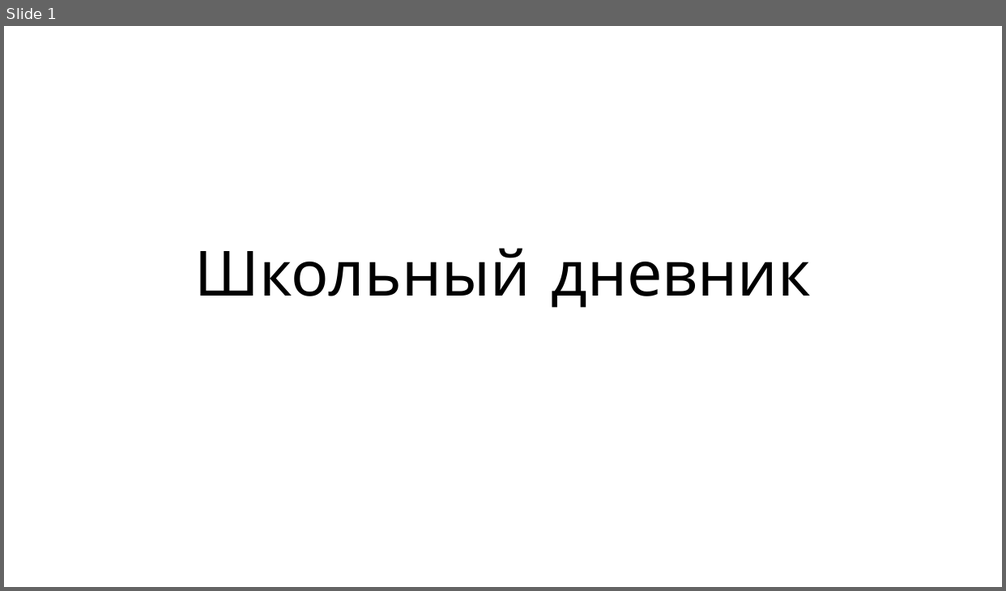
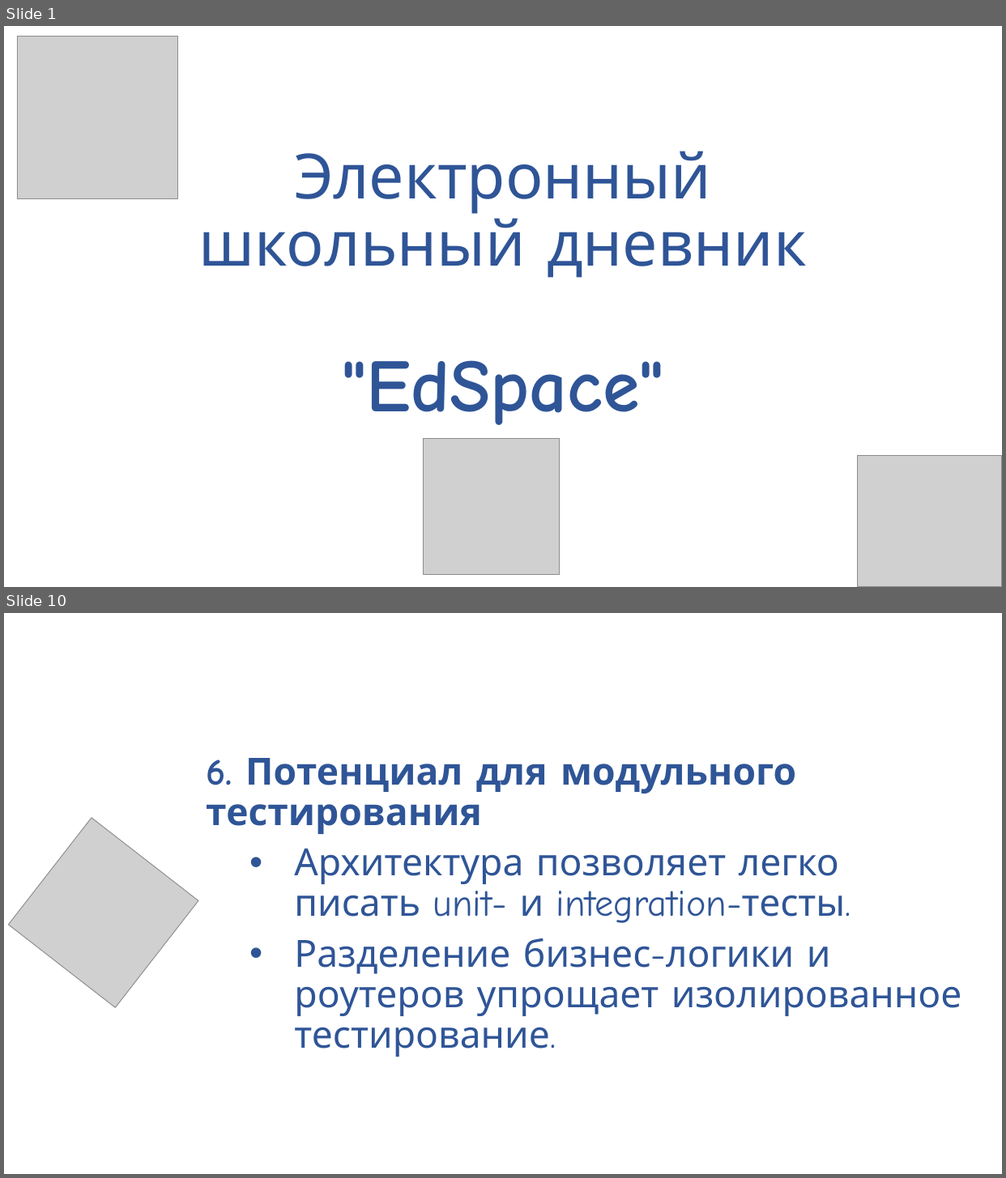
Before and after one commit to RobikRobi/School-diary, a slide deck: presentation/Презентация.pptx. Shown one above the other, each under a label of ours: slide 1 before the commit, slides 1 and 10 after it; the slides between them are not shown. The pictures are 1006x591 and 1006x1178 pixels, drawn with LibreOffice and Linux fonts; fonts in the diff are those of the drawing; grey boxes stand for pictures. Boxes give left, top, right and bottom in pixels: in the first picture for what was removed or moved away, otherwise in the second. Text is boxed around its words. In the diff, an @@ line names an element or a change of style, - is before the commit and + after.

```diff
--- a/presentation/Презентация.pptx
+++ b/presentation/Презентация.pptx
@@ slide 10 added at [4, 613, 1002, 1174], background #FFFFFF @@
@@ text added at [206, 758, 961, 1057], 36 pt, text #2F5597 @@
+6. Потенциал для модульного тестирования
+• Архитектура позволяет легко писать unit- и integration-тесты.
+• Разделение бизнес-логики и роутеров упрощает изолированное тестирование.
@@ picture added at [8, 818, 198, 1008] @@
@@ slide 1 changed as well @@
@@ picture added at [18, 37, 177, 199] @@
@@ title "Электронный школьный дневник "EdSpace"" at [199, 151, 807, 425]: vertical alignment bottom to middle @@
@@ title at [199, 151, 807, 425]: text changed; text colour #000000 to #2F5597 @@
-Школьный дневник
+Электронный школьный дневник
+"EdSpace"
@@ picture added at [424, 438, 560, 574] @@
@@ picture added at [859, 456, 1002, 587] @@
```
Also in this commit, not shown: 10 other slides changed, 12 other slides added.
